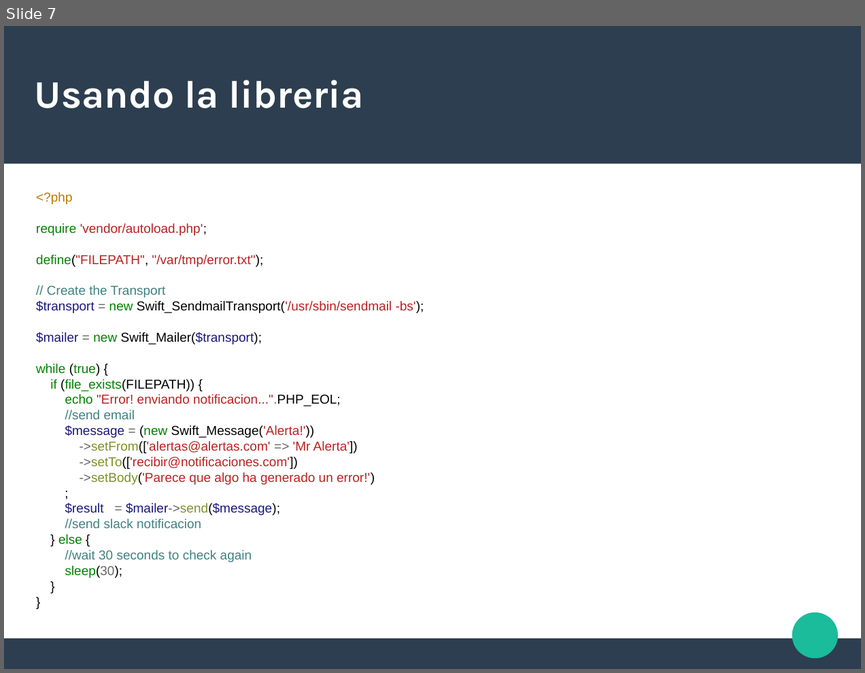
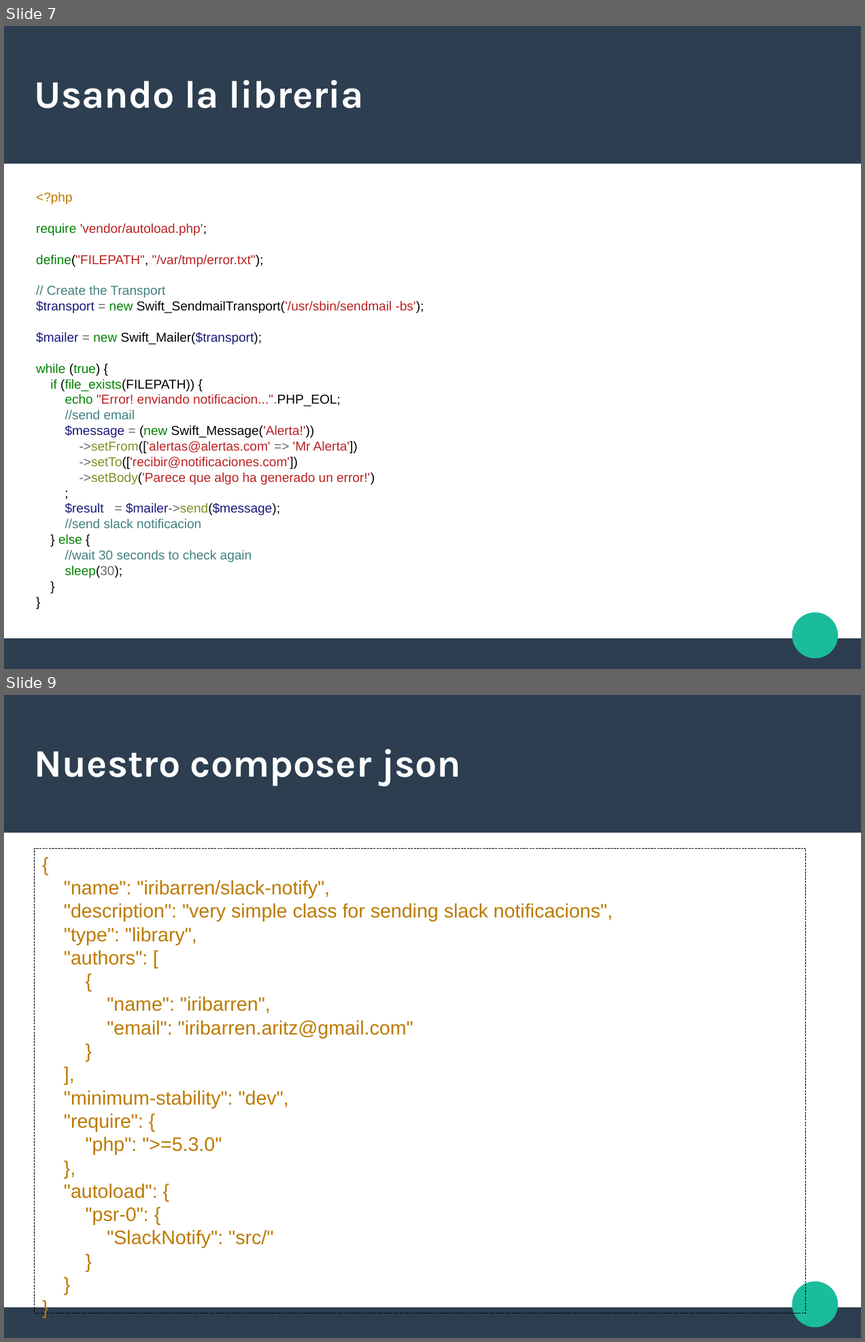
Before and after one commit to iribarren/composer_demo, a slide deck: composer2.odp. Shown one above the other, each under a label of ours: slide 7 before the commit, slides 7 and 9 after it; the slides between them are not shown. The pictures are 865x673 and 865x1342 pixels, drawn with LibreOffice and Linux fonts; fonts in the diff are those of the drawing. Boxes give left, top, right and bottom in pixels: in the first picture for what was removed or moved away, otherwise in the second. Text is boxed around its words. In the diff, an @@ line names an element or a change of style, - is before the commit and + after.

Commit message:
presentacion

```diff
--- a/composer2.odp
+++ b/composer2.odp
@@ slide 9 added at [4, 695, 861, 1338], background #FFFFFF; not listed: 3 template elements that a slide beside it also shows @@
@@ title added at [35, 749, 461, 786], 36 pt, text #FFFFFF, bold @@
+Nuestro composer json
@@ rectangle added at [35, 848, 806, 1313], outline #000000 0 pt, 18 pt, text #BC7A00 @@
+{
+"name": "iribarren/slack-notify",
+"description": "very simple class for sending slack notificacions",
+"type": "library",
+"authors": [
+{
+"name": "iribarren",
+"email": "iribarren.aritz@gmail.com"
+}
+],
+"minimum-stability": "dev",
+"require": {
+"php": ">=5.3.0"
+},
+"autoload": {
+"psr-0": {
+"SlackNotify": "src/"
+}
+}
+}
```
Also in this commit, not shown: 2 other slides added.
